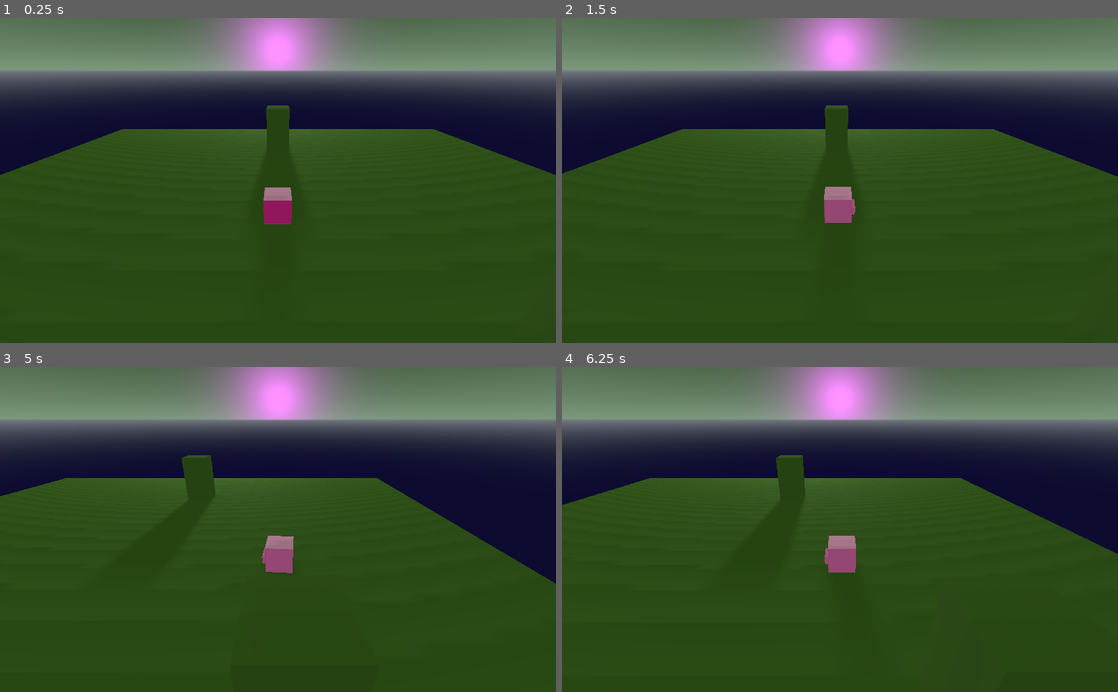
Above: before the commit, frames 1-4 (two rows, left to right).
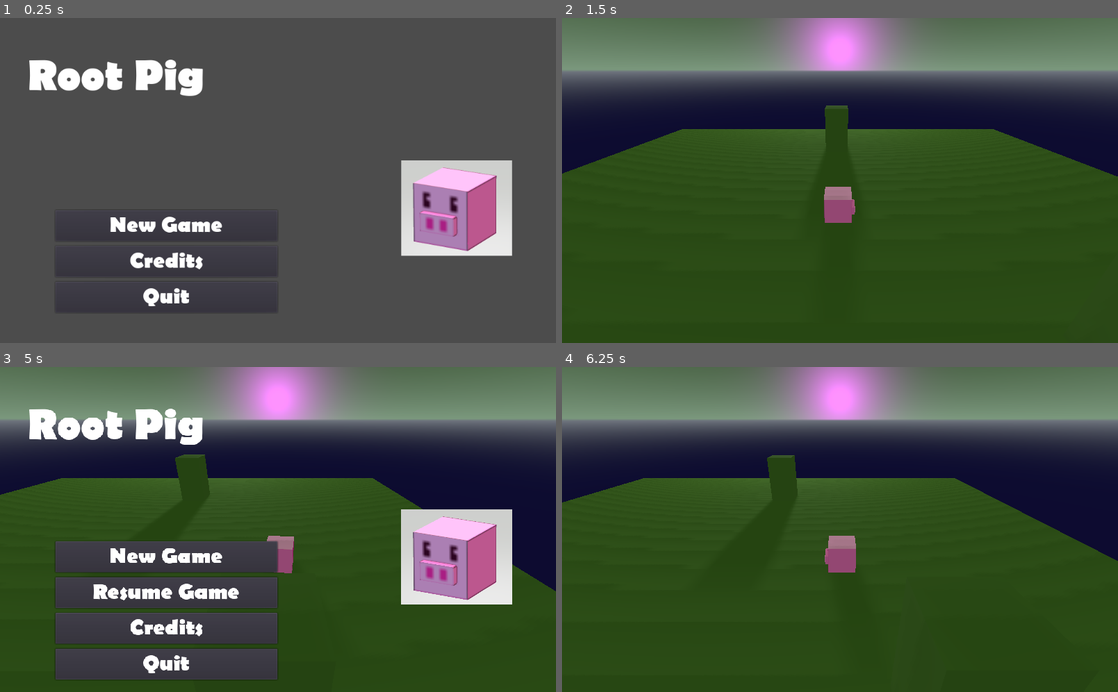
Above: after the commit, the same moments.

Repository: efraser5005/GGJ2023
Game: Godot game, scene res://Game.tscn
Two runs of this game, one before a commit and one after it. Both use one fixed random seed, a clock stepped at 60 frames per second and the inputs below. Before the commit the project starts from res://PlayScene.tscn.
Inputs (mouse positions are in pixels of both pictures, inside the frame that each line leads up to):
- Up to frame 1 (0.25 s): no input
- Up to frame 2 (1.5 s): click (728, 226) at 0.5 s, where only the run after the commit has a clickable "New Game"; tap Enter at 1.25 s; hold Right (ui_right) from 1.28 s (still down)
- Up to frame 3 (5 s): release Right (ui_right) at 2.03 s; hold Down (ui_down) 2.03-2.78 s; hold Right (ui_right) 2.78-3.53 s; hold Up (ui_up) 3.53-4.28 s; hold Left (ui_left) from 4.28 s (still down); tap Escape (ui_cancel) at 4.9 s
- Up to frame 4 (6.25 s): release Left (ui_left) at 5 s; click (728, 591) at 5 s, where only the run after the commit has a clickable "Resume Game"; tap Space at 5.75 s; hold Left (ui_left) from 5.78 s (still down)

The runs differ from the first frame. In frame 1, 98% of the frame differs, in the area x 0-100%, y 0-100%; in frame 2, less than 0.1%; in frame 3, 24%; in frame 4, 0.9%.

Commit message:
resume button & quit

Diff:
--- a/godot_project/Game.gd
+++ b/godot_project/Game.gd
@@ -1,9 +1,11 @@
 extends Node
+const PlayScene = preload("res://PlayScene.tscn")
 
 
 # Declare member variables here. Examples:
 # var a = 2
 # var b = "text"
+
 
 
 # Called when the node enters the scene tree for the first time.
@@ -17,5 +19,21 @@
 
 
 func _on_MainMenu_new_game():
-	$PlayScene.show()
+	var existing_scene = get_child(1)
+	if existing_scene:
+		get_child(1).queue_free()
+	add_child(PlayScene.instance())
 	$MainMenu.hide()
+	get_tree().paused = false
+
+func _on_MainMenu_resume_game():
+	$MainMenu.hide()
+	get_tree().paused = false
+
+func _input(event):
+	if event.is_action_pressed("ui_cancel"):
+		get_tree().paused = true
+		var existing_scene = get_child(1)
+		if existing_scene:
+			$MainMenu.show_resume_game_button()
+		$MainMenu.show()
--- a/godot_project/Game.tscn
+++ b/godot_project/Game.tscn
@@ -1,15 +1,12 @@
-[gd_scene load_steps=4 format=2]
+[gd_scene load_steps=3 format=2]
 
 [ext_resource path="res://MainMenu.tscn" type="PackedScene" id=1]
-[ext_resource path="res://PlayScene.tscn" type="PackedScene" id=2]
 [ext_resource path="res://Game.gd" type="Script" id=3]
 
 [node name="Node" type="Node"]
 script = ExtResource( 3 )
 
-[node name="PlayScene" parent="." instance=ExtResource( 2 )]
-visible = false
-
 [node name="MainMenu" parent="." instance=ExtResource( 1 )]
 
 [connection signal="new_game" from="MainMenu" to="." method="_on_MainMenu_new_game"]
+[connection signal="resume_game" from="MainMenu" to="." method="_on_MainMenu_resume_game"]
--- a/godot_project/MainMenu.gd
+++ b/godot_project/MainMenu.gd
@@ -17,7 +17,17 @@
 
 
 signal new_game
+signal resume_game
+
+func show_resume_game_button():
+	$VBoxContainer/ResumeGameButton.show()
 
 
 func _on_NewGameButton_pressed():
 	emit_signal("new_game")
+
+func _on_ResumeGameButton_pressed():
+	emit_signal("resume_game")
+
+func _on_QuitButton_pressed():
+	get_tree().quit()
--- a/godot_project/MainMenu.tscn
+++ b/godot_project/MainMenu.tscn
@@ -7,28 +7,38 @@
 [ext_resource path="res://MainMenu.gd" type="Script" id=5]
 
 [node name="MainMenu" type="Control"]
+pause_mode = 2
 anchor_right = 1.0
 anchor_bottom = 1.0
 script = ExtResource( 5 )
 
 [node name="VBoxContainer" type="VBoxContainer" parent="."]
 anchor_left = 0.1
-anchor_top = 0.6
+anchor_top = 0.5
 anchor_right = 0.5
-anchor_bottom = 0.843
+anchor_bottom = 1.0
 custom_constants/separation = 9
 alignment = 1
 
 [node name="NewGameButton" type="Button" parent="VBoxContainer"]
+margin_top = 55.0
 margin_right = 409.0
-margin_bottom = 57.0
+margin_bottom = 112.0
 theme = ExtResource( 2 )
 text = "New Game"
 
+[node name="ResumeGameButton" type="Button" parent="VBoxContainer"]
+visible = false
+margin_top = 122.0
+margin_right = 409.0
+margin_bottom = 179.0
+theme = ExtResource( 2 )
+text = "Resume Game"
+
 [node name="CreditsButton" type="Button" parent="VBoxContainer"]
-margin_top = 66.0
+margin_top = 121.0
 margin_right = 409.0
-margin_bottom = 123.0
+margin_bottom = 178.0
 theme = ExtResource( 2 )
 text = "Credits"
 
@@ -41,9 +51,9 @@
 text = "Options"
 
 [node name="QuitButton" type="Button" parent="VBoxContainer"]
-margin_top = 132.0
+margin_top = 187.0
 margin_right = 409.0
-margin_bottom = 189.0
+margin_bottom = 244.0
 theme = ExtResource( 2 )
 text = "Quit"
 
@@ -90,4 +100,6 @@
 Design:"
 
 [connection signal="pressed" from="VBoxContainer/NewGameButton" to="." method="_on_NewGameButton_pressed"]
+[connection signal="pressed" from="VBoxContainer/ResumeGameButton" to="." method="_on_ResumeGameButton_pressed"]
 [connection signal="pressed" from="VBoxContainer/CreditsButton" to="CreditsPanel" method="_show_credits"]
+[connection signal="pressed" from="VBoxContainer/QuitButton" to="." method="_on_QuitButton_pressed"]
--- a/godot_project/project.godot
+++ b/godot_project/project.godot
@@ -11,7 +11,7 @@
 [application]
 
 config/name="Godot Test"
-run/main_scene="res://PlayScene.tscn"
+run/main_scene="res://Game.tscn"
 config/icon="res://icon.png"
 
 [gui]
